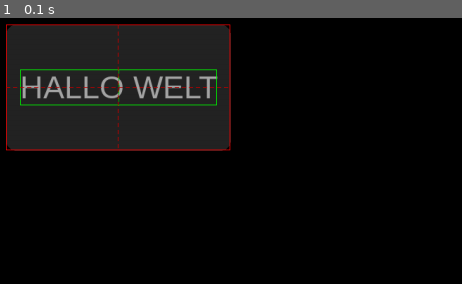
Above: before the commit, frame 1.
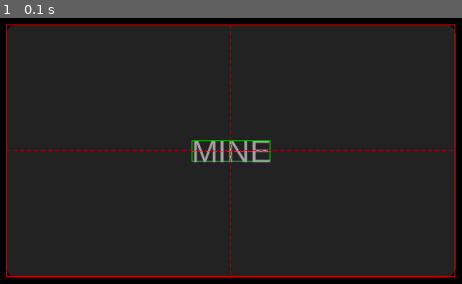
Above: after the commit, the same moment.

Repository: justusdecker/pygame-engine
Game: pygame game, started from main_cookie_clicker.py
Same seed, same stepped clock (60 frames per second), same inputs: the game is played once before the commit and once after it.
Inputs:
- Up to frame 1 (0.1 s): no input

The runs differ from the first frame. In frame 1, 72% of the frame differs, in the area x 1-99%, y 2-98%.

Commit message:
0.0.12 - Issue fix: #32

Diff:
--- a/data/modules/ui/ui_font.py
+++ b/data/modules/ui/ui_font.py
@@ -1,9 +1,23 @@
-from pygame import font
-from pygame import Color
+from pygame import font, Color,Surface,SRCALPHA
 class FONT:
     def __init__(self,name:str='bahnschrift',size:int=13) -> None:
         font.init()
         self.font = font.SysFont(name,size)
+    def cut_off(self,surf: Surface):
+        """
+        Fixes the asymmetric problem in issue #32
+        """
+        for y in range(surf.get_height()):
+            if any([surf.get_at((x,y)).a for x in range(surf.get_width())]):
+                break
+        start = y
+        for y in range(surf.get_height()):
+            if any([surf.get_at((x,surf.get_height() - 1 - y)).a for x in range(surf.get_width())]):
+                break
+        end = y
+        new_surf = Surface((surf.get_width(),surf.get_height()-start-end),SRCALPHA)
+        new_surf.blit(surf,(0,-start))
+        return new_surf
     def draw(self,
              text: str = '',
              aa: bool = True,
@@ -11,6 +25,6 @@
              size: int = 13):
         self.font.set_point_size(size)
 
-        return self.font.render(text,aa,color)
+        return self.cut_off(self.font.render(text,aa,color))
 
 FONTDRAW = FONT()
--- a/main_cookie_clicker.py
+++ b/main_cookie_clicker.py
@@ -24,8 +24,8 @@
     def __init__(self):
         super().__init__()
         self.mine_button = UIButton(
-            Rect(HALF_WIDTH-(WIDTH//4),HALF_HEIGHT-(HEIGHT//4),WIDTH//4,HEIGHT//4),
-            ux={'text':"HALLO WELT",'size': (WIDTH//4,HEIGHT//4),'font':FONT(size=40)}
+            Rect(HALF_WIDTH-(WIDTH//4),HALF_HEIGHT-(HEIGHT//4),HALF_WIDTH,HALF_HEIGHT),
+            ux={'text':"MINE",'size': (HALF_WIDTH,HALF_HEIGHT),'font':FONT(size=40)}
         )
     def run(self):
         while self.is_running:
